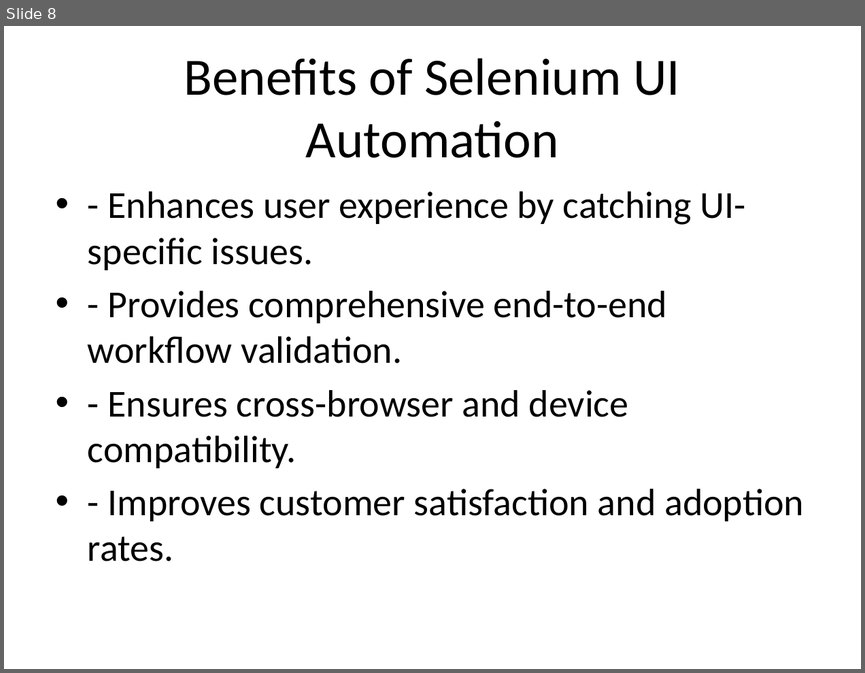
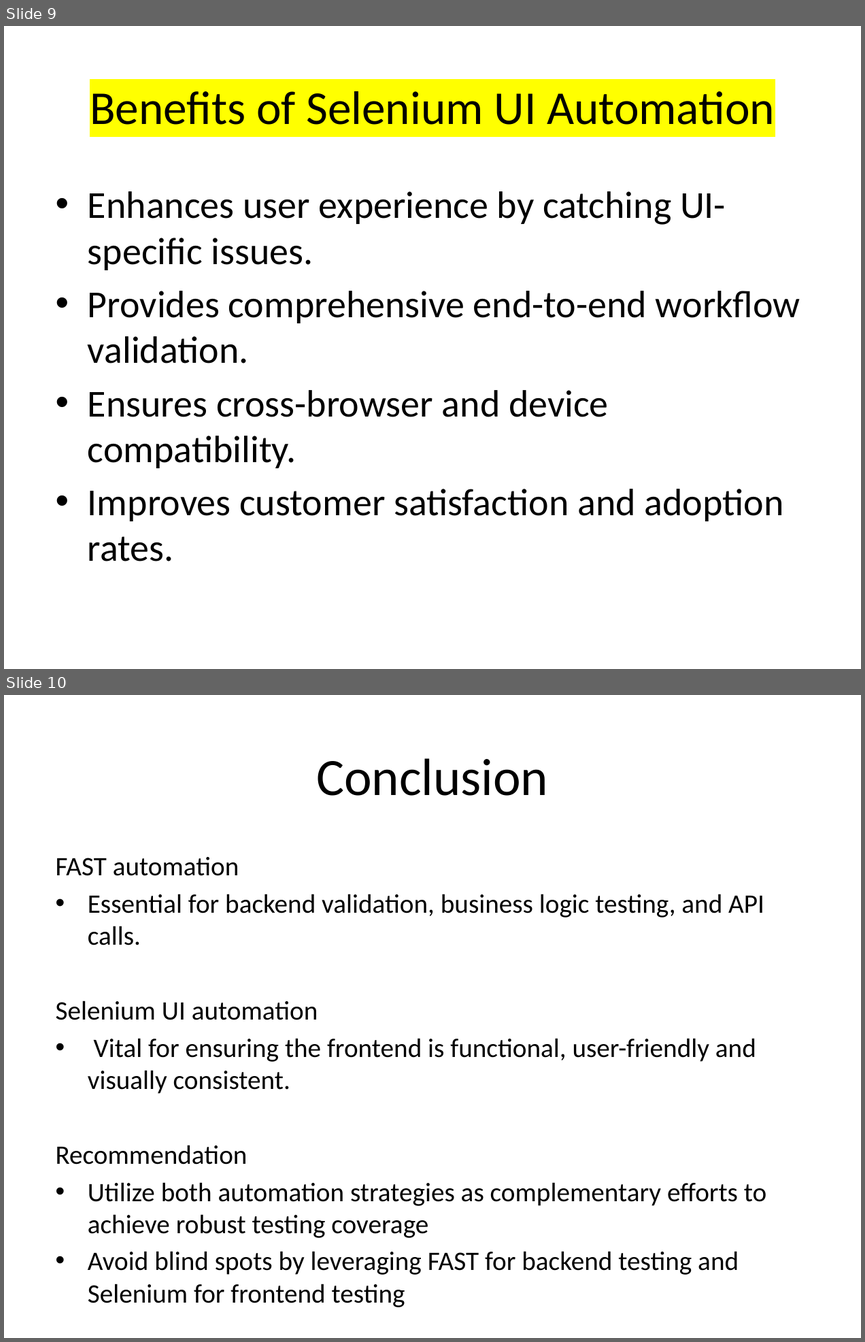
Before and after one commit to leelasan/Automation, a slide deck: Selenium_vs_FAST_Automation.pptx. Shown one above the other, each under a label of ours: slide 8 before the commit, slides 9 and 10 after it. The pictures are 865x673 and 865x1342 pixels, drawn with LibreOffice and Linux fonts; fonts in the diff are those of the drawing. Boxes give left, top, right and bottom in pixels: in the first picture for what was removed or moved away, otherwise in the second. Text is boxed around its words. In the diff, an @@ line names an element or a change of style, - is before the commit and + after.

```diff
--- a/Selenium_vs_FAST_Automation.pptx
+++ b/Selenium_vs_FAST_Automation.pptx
@@ slide 10 added at (x1=4, y1=695, x2=861, y2=1338), background #FFFFFF @@
@@ title added at (x1=316, y1=758, x2=548, y2=796), 44 pt, text #000000 @@
+Conclusion
@@ text added at (x1=56, y1=857, x2=766, y2=1274), 22.4 pt, text #000000 @@
+FAST automation
+• Essential for backend validation, business logic testing, and API calls.
+Selenium UI automation
+• Vital for ensuring the frontend is functional, user-friendly and visually consistent.
+Recommendation
+• Utilize both automation strategies as complementary efforts to achieve robust testing coverage
+• Avoid blind spots by leveraging FAST for backend testing and Selenium for frontend testing
@@ what was slide 8 is now slide 9 @@
@@ slide 9 changed as well @@
@@ title "Benefits of Selenium UI Automation" at (x1=90, y1=91, x2=774, y2=125): size 44 to 39.6 pt, highlight none to #FFFF00 @@
@@ text at (x1=88, y1=191, x2=800, y2=561): text changed @@
-• - Enhances user experience by catching UI-specific issues.
-• - Provides comprehensive end-to-end workflow validation.
-• - Ensures cross-browser and device compatibility.
-• - Improves customer satisfaction and adoption rates.
+• Enhances user experience by catching UI-specific issues.
+• Provides comprehensive end-to-end workflow validation.
+• Ensures cross-browser and device compatibility.
+• Improves customer satisfaction and adoption rates.
```
Also in this commit, not shown: 8 other slides changed, 1 other slide added, 2 other files.
